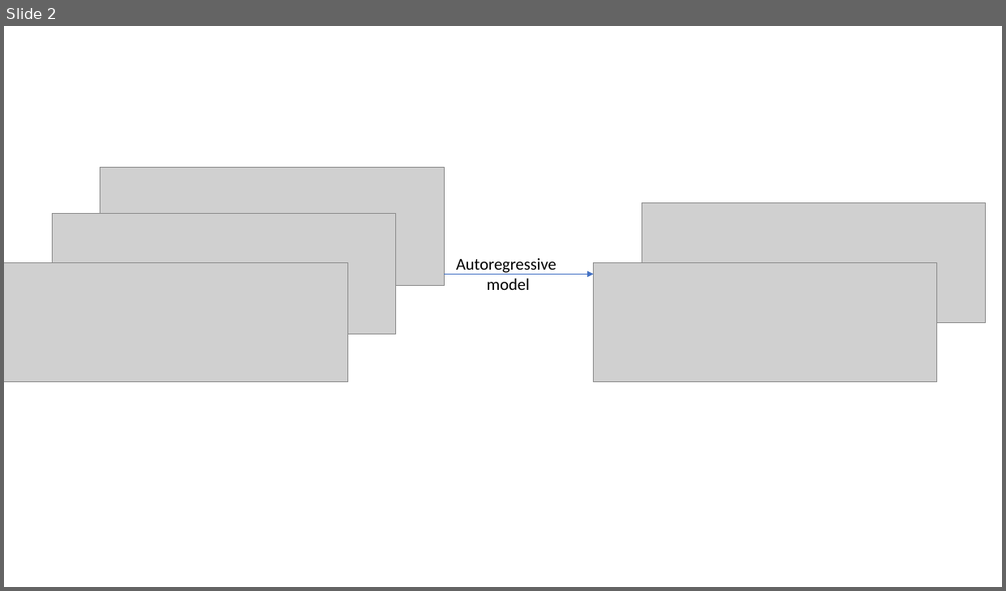
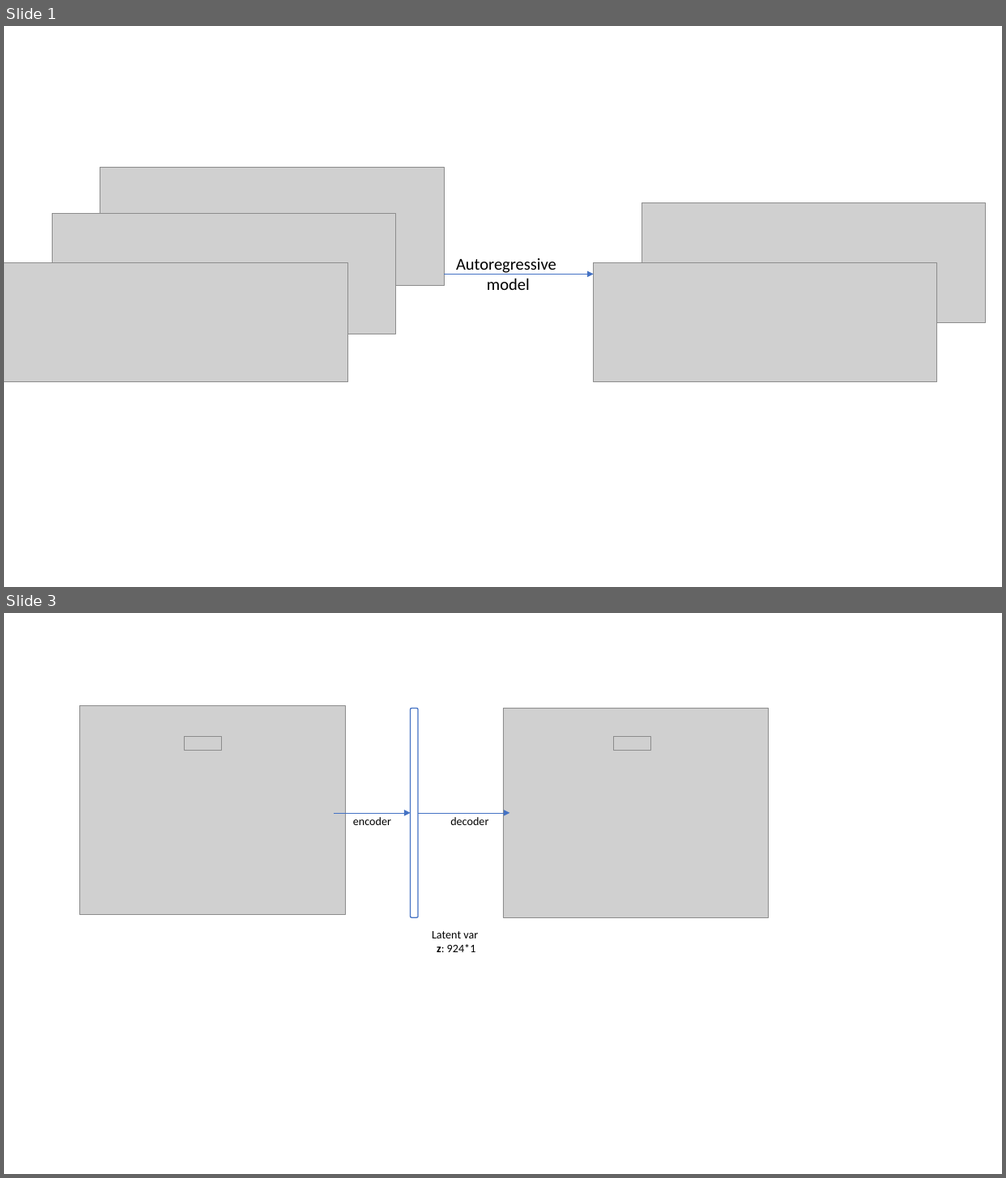
Before and after one commit to ZitongZhou/react_inverse, a slide deck: images/images.pptx. Shown one above the other, each under a label of ours: slide 2 before the commit, slides 1 and 3 after it; the slides between them are not shown. The pictures are 1006x591 and 1006x1178 pixels, drawn with LibreOffice and Linux fonts; fonts in the diff are those of the drawing; grey boxes stand for pictures. Boxes give left, top, right and bottom in pixels: in the first picture for what was removed or moved away, otherwise in the second. Text is boxed around its words. In the diff, an @@ line names an element or a change of style, - is before the commit and + after.

```diff
--- a/images/images.pptx
+++ b/images/images.pptx
@@ slide 3 added at bbox=[4, 613, 1002, 1174], background #FFFFFF @@
@@ picture added at bbox=[79, 706, 345, 915] @@
@@ rounded rectangle added at bbox=[411, 708, 418, 918], outline #4472C4 1 pt @@
@@ picture added at bbox=[503, 708, 769, 918] @@
@@ picture added at bbox=[185, 736, 222, 750] @@
@@ picture added at bbox=[613, 736, 651, 750] @@
@@ arrow added from (334, 813) to (411, 813), #4472C4 0.5 pt @@
@@ text added at bbox=[353, 817, 391, 825], 11 pt, text #000000 @@
+encoder
@@ arrow added from (418, 813) to (510, 813), #4472C4 0.5 pt @@
@@ text added at bbox=[450, 817, 488, 825], 11 pt, text #000000 @@
+decoder
@@ text added at bbox=[432, 931, 478, 952], 11 pt, text #000000 @@
+Latent var
+z: 924*1
@@ what was slide 2 is now slide 1 @@
```
Also in this commit, not shown: 1 other slide added, 1 slide removed, 12 other files.
